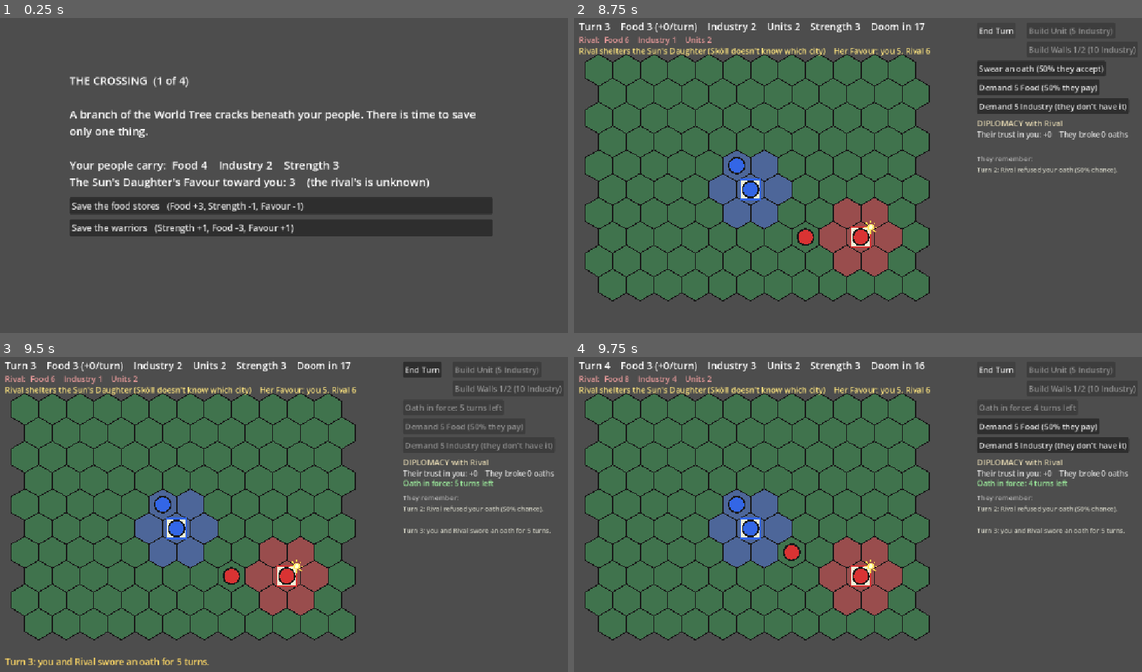
Above: before the commit, frames 1-4 (two rows, left to right).
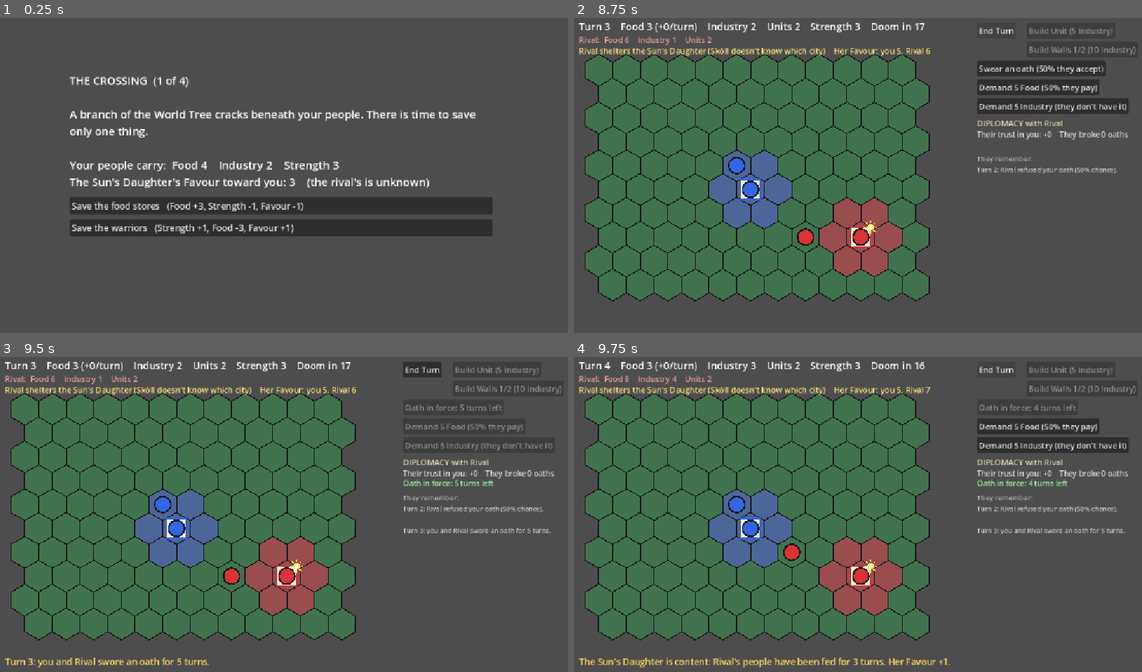
Above: after the commit, the same moments.

Repository: BnanaSkully/after-ragnorok-prototype
Game: Godot game, scene res://main.tscn
The game is run twice, just before and just after one commit, with the same random seed, the same clock (stepped at 60 frames per second) and the same inputs.
Inputs (mouse positions are in pixels of both pictures, inside the frame that each line leads up to):
- Up to frame 1 (0.25 s): no input
- Up to frame 2 (8.75 s): tap Enter at 0.5 s; move the mouse to (982, 156) at 0.52 s; click (982, 156) at 0.67 s; click "Save the food stores (Food +3…" at 1.25 s; click "Strip it for tools (Industry …" at 2 s; click "Stand and fight so the others…" at 2.75 s; click "Share your food with her (Foo…" at 3.5 s; click "Begin the Landing" at 4.25 s; tap Space at 5 s; move the mouse to (738, 191) at 5.02 s; click (738, 191) at 5.17 s; click "End Turn" at 5.75 s; click "Swear an oath (50% they accep…" at 6.5 s; click "Build Unit (5 Industry)" at 7.25 s; click "End Turn" at 8 s
- Up to frame 3 (9.5 s): click "Swear an oath (50% they accep…" at 8.75 s
- Up to frame 4 (9.75 s): click "End Turn" at 9.5 s

Frames 1-3 are identical in both runs. In frame 4, 0.8% of the frame differs, in the area x 0-67%, y 9-99%.

Commit message:
The Sun's Daughter judges her protector: fed people, ready walls
Each turn her protector's people starve (a unit deserts), her Favour
toward it drops by 2; every 3 turns in a row fed, it rises by 1. When
Sköll arrives on turn 14 she checks the city's defence (10+) and the
army's Strength (6+): both met +2, one met no change, neither -3.
From turn 10 she says what she wants, and the line under the top bar
shows progress until turn 14. Only her protector is judged.

Co-Authored-By: Claude Opus 5.5 <noreply@anthropic.com>
Claude-Session: https://claude.ai/code/session_01Kpeg7E5nkYcPnqopYPPAon

Diff:
--- a/main.gd
+++ b/main.gd
@@ -227,10 +227,16 @@
 		f.industry += CITY_INDUSTRY
 		if daughter.shelters_with(f):
 			f.industry += SunDaughter.INDUSTRY
-		if f.food < 0:
+		var starved := f.food < 0
+		if starved:
 			starve(f)
+		if daughter.shelters_with(f):
+			var verdict := daughter.judge_feeding(starved)
+			if verdict != "":
+				add_message(verdict)
 		for u in f.units:
 			u.moves = 1
+	judge_readiness()
 	rival_build()
 	diplomacy.new_turn()
 	selected = null
@@ -244,6 +250,16 @@
 		end_game("You survived until the Doom",
 			"Sköll howls, and chaos pours out of the void.\nPHASE 3 BEGINS: chaos factions rise and rogues join Sköll.\n(Phase 3 is not built yet.)")
 	queue_redraw()
+
+# The Sun's Daughter warns at the howling and judges her protector when Sköll arrives.
+func judge_readiness() -> void:
+	var holder := daughter.holder
+	if holder == null or not holder.is_alive():
+		return
+	if turn == Skoll.WARNING_TURN and holder == player:
+		add_message("%s is afraid. When Sköll comes (turn %d) she wants city defence %d+ and army Strength %d+." % [SunDaughter.NAME.capitalize(), Skoll.ARRIVAL_TURN, SunDaughter.READY_DEFENCE, SunDaughter.READY_ARMY])
+	if turn == Skoll.ARRIVAL_TURN:
+		add_message(daughter.judge_readiness(city_defence(holder), diplomacy.army_power(holder)))
 
 # --- Food -------------------------------------------------------------------
 # Food made by the city (and the Daughter's bonus) minus what the army eats.
@@ -609,7 +625,10 @@
 	if daughter.is_swallowed():
 		daughter_info = "Sköll swallowed %s. He is the sun now (Strength %d)." % [SunDaughter.NAME, skoll.strength]
 	elif daughter.holder != null:
-		daughter_info = "%s %s (Sköll doesn't know which city)    Her Favour: you %d, %s %d" % ["You shelter" if daughter.holder == player else daughter.holder.name + " shelters", SunDaughter.NAME, player.favour, rival.name, rival.favour]
+		var note := "(Sköll doesn't know which city)"
+		if daughter.holder == player and turn < Skoll.ARRIVAL_TURN:
+			note = "(for turn %d: defence %d/%d, army %d/%d)" % [Skoll.ARRIVAL_TURN, city_defence(player), SunDaughter.READY_DEFENCE, diplomacy.army_power(player), SunDaughter.READY_ARMY]
+		daughter_info = "%s %s %s    Her Favour: you %d, %s %d" % ["You shelter" if daughter.holder == player else daughter.holder.name + " shelters", SunDaughter.NAME, note, player.favour, rival.name, rival.favour]
 	draw_string(font, Vector2(20, 82), daughter_info, HORIZONTAL_ALIGNMENT_LEFT, -1, 16, Color(1.0, 0.9, 0.5))
 
 	# Diplomacy panel (right side): trust, the oath, and the memory of promises.
--- a/sun_daughter.gd
+++ b/sun_daughter.gd
@@ -17,15 +17,26 @@
 const INDUSTRY := 2 # extra Industry per turn
 const DEFENCE := 3 # extra city defence
 
+# How she judges whoever shelters her: is the kingdom fed, and is it ready
+# when Sköll arrives?
+const FED_TURNS_PER_FAVOUR := 3 # every 3 turns in a row without starving: Favour +1
+const STARVING_FAVOUR := -2 # a turn in which the kingdom starves (a unit deserts)
+const READY_DEFENCE := 10 # what she wants by the time Sköll arrives:
+const READY_ARMY := 6 #   city defence and total army Strength
+const READY_FAVOUR := 2 # both met
+const UNREADY_FAVOUR := -3 # neither met (one met: no change)
+
 enum State { SHELTERED, SWALLOWED }
 
 var state := State.SHELTERED
 var holder: Faction = null # who shelters her (she chooses at the Landing)
+var fed_turns := 0 # turns in a row her protector has kept its people fed
 
 # Start of a new game: nobody holds her yet, and Favour is set.
 func reset(player: Faction, rival: Faction) -> void:
 	state = State.SHELTERED
 	holder = null
+	fed_turns = 0
 	player.favour = PLAYER_START_FAVOUR
 	rival.favour = randi_range(RIVAL_FAVOUR_MIN, RIVAL_FAVOUR_MAX) # hidden from the player
 
@@ -41,3 +52,39 @@
 
 func is_swallowed() -> bool:
 	return state == State.SWALLOWED
+
+func change_favour(f: Faction, amount: int) -> void:
+	f.favour = clampi(f.favour + amount, 0, MAX_FAVOUR)
+
+func whose(f: Faction) -> String:
+	return "your" if f.name == "Player" else f.name + "'s"
+
+# Once a turn, for her protector. Returns a message, or "" if nothing changed.
+func judge_feeding(starved: bool) -> String:
+	if holder == null:
+		return ""
+	if starved:
+		fed_turns = 0
+		change_favour(holder, STARVING_FAVOUR)
+		return "%s saw %s people starve. Her Favour %+d." % [NAME.capitalize(), whose(holder), STARVING_FAVOUR]
+	fed_turns += 1
+	if fed_turns % FED_TURNS_PER_FAVOUR == 0:
+		change_favour(holder, 1)
+		return "%s is content: %s people have been fed for %d turns. Her Favour +1." % [NAME.capitalize(), whose(holder), fed_turns]
+	return ""
+
+# When Sköll arrives: is her protector ready? Returns a message.
+func judge_readiness(defence: int, army: int) -> String:
+	if holder == null:
+		return ""
+	var met := int(defence >= READY_DEFENCE) + int(army >= READY_ARMY)
+	var amount := 0
+	var verdict := "is uneasy, only half ready"
+	if met == 2:
+		amount = READY_FAVOUR
+		verdict = "is reassured"
+	elif met == 0:
+		amount = UNREADY_FAVOUR
+		verdict = "is afraid, nothing is ready"
+	change_favour(holder, amount)
+	return "%s %s (defence %d/%d, army %d/%d). Her Favour %+d." % [NAME.capitalize(), verdict, defence, READY_DEFENCE, army, READY_ARMY, amount]
Not shown, changed: CLAUDE.md
